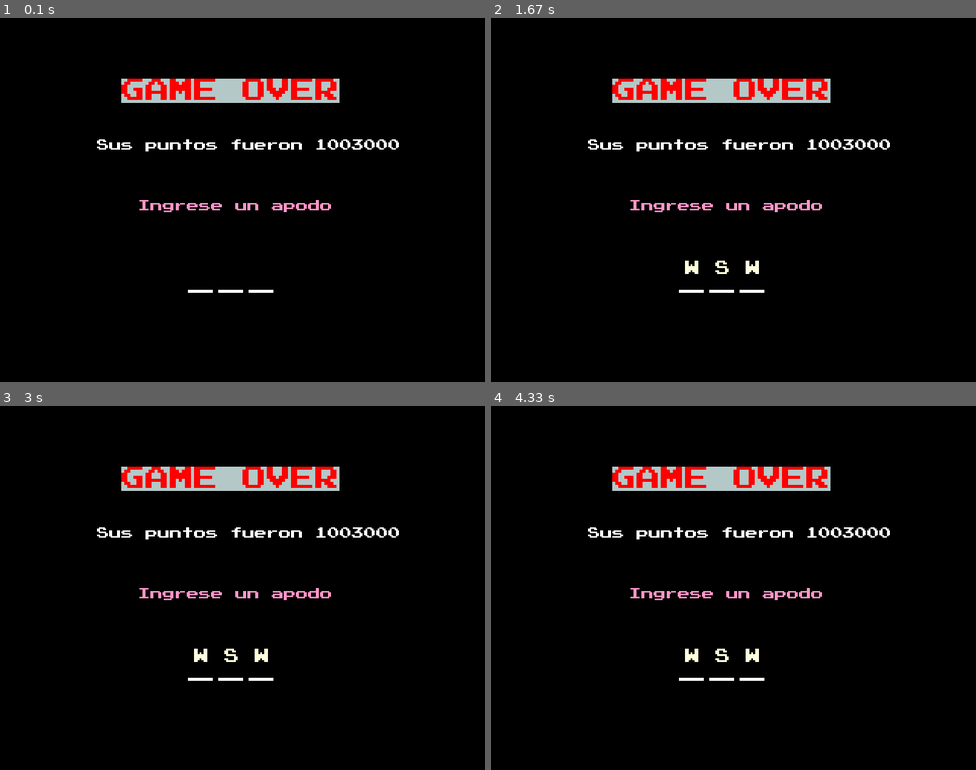
Above: before the commit, frames 1-4 (two rows, left to right).
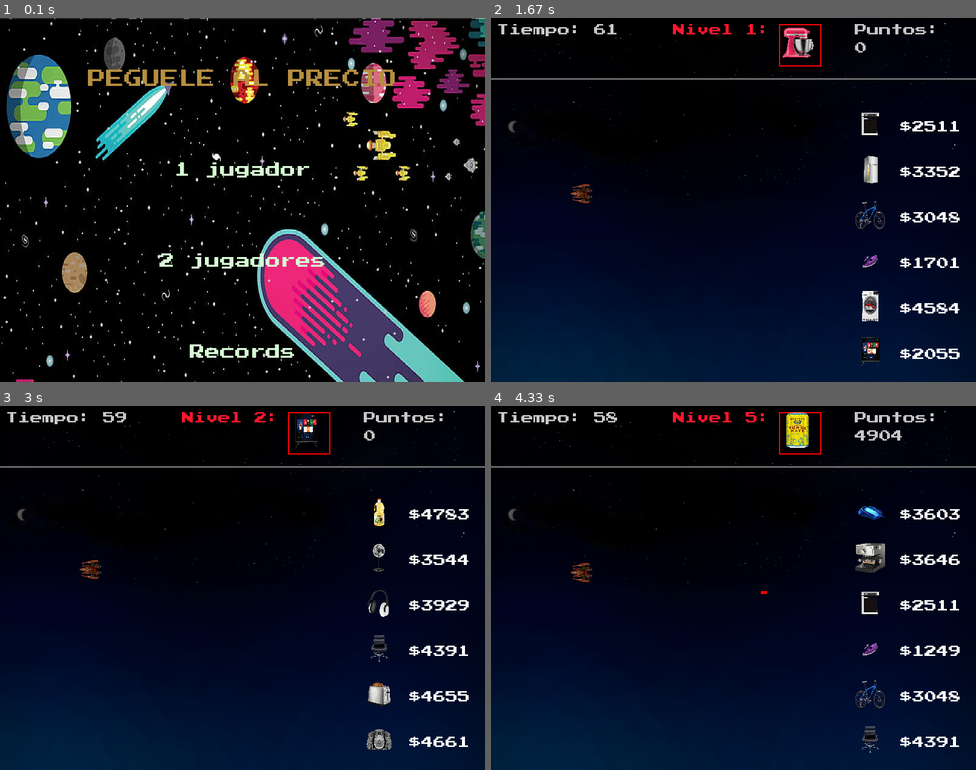
Above: after the commit, the same moments.

Repository: Pungsis/pygame-Cabrera-Porsia
Game: pygame game, started from principal.py
Same seed, same stepped clock (60 frames per second), same inputs: the game is played once before the commit and once after it.
Inputs (mouse positions are in pixels of both pictures, inside the frame that each line leads up to):
- Up to frame 1 (0.1 s): no input
- Up to frame 2 (1.67 s): click (733, 170) at 0.38 s, where only the run after the commit has a clickable "1 jugador"; hold W 0.67-1.13 s; move the mouse to (714, 214) at 0.7 s; hold S 1.17-1.47 s; hold W from 1.5 s (still down)
- Up to frame 3 (3 s): release W at 1.87 s; hold S 1.9-2.27 s; hold W 2.3-2.6 s; tap Right Ctrl at 2.63 s; hold S from 2.97 s (still down)
- Up to frame 4 (4.33 s): tap Right Ctrl at 3.03, 3.37, 3.77, 4.17 s; release S at 3.27 s; hold W 3.3-3.67 s; hold S 3.7-4.07 s; hold W from 4.1 s (still down)

The runs differ from the first frame. In frame 1, 26% of the frame differs, in the area x 0-100%, y 0-100%; in frame 2, 54%; in frame 3, 54%; in frame 4, 55%, in the area x 0-100%, y 1-100%.

Commit message:
Nueva logica y nuevo menu

Diff:
--- a/datosRecords.txt
+++ b/datosRecords.txt
@@ -64,3 +64,6 @@
 1003000,LOL
 37077,WOS
 1003000,BIN
+20331,EPN
+19900,POR
+18194,SSZ
--- a/funcionesVACIAS.py
+++ b/funcionesVACIAS.py
@@ -19,21 +19,21 @@
     return lista
 
 
-def lectura2():
-    return [["Arroz", 1001, 1037],
-            ["Yerba mate", 4546, 4904],
-            ["Televisor Smart", 2055, 2439],
-            ["Aceite de cocina", 3674, 4783],
-            ["Mouse", 1635, 3603],
-            ["Monitor de computadora", 2782, 2870],
-            ["Silla de oficina", 3174, 4391],
-            ["Lavadora", 3720, 4197],
-            ["Refrigerador", 3352, 4533],
-            ["Smartphone", 2070, 2224],
-            ["Laptop", 4650, 4854],
-            ["Cafetera", 2358, 3646],
-            ["Batidora", 183, 4401],
-            ["Microondas", 4254, 4624]]
+# def lectura2():
+#     return [["Arroz", 1001, 1037],
+#             ["Yerba mate", 4546, 4904],
+#             ["Televisor Smart", 2055, 2439],
+#             ["Aceite de cocina", 3674, 4783],
+#             ["Mouse", 1635, 3603],
+#             ["Monitor de computadora", 2782, 2870],
+#             ["Silla de oficina", 3174, 4391],
+#             ["Lavadora", 3720, 4197],
+#             ["Refrigerador", 3352, 4533],
+#             ["Smartphone", 2070, 2224],
+#             ["Laptop", 4650, 4854],
+#             ["Cafetera", 2358, 3646],
+#             ["Batidora", 183, 4401],
+#             ["Microondas", 4254, 4624]]
 
 
 #De la lista de productos elige uno al azar y devuelve una lista de 3 elementos, el primero el nombre del producto, el segundo si es economico
@@ -64,7 +64,7 @@
 
 
 
-#Devuelve True si existe el precio recibido como parametro aparece al menos 3 veces. Debe considerar el Margen.
+#Devuelve True si existe el precio recibido como parametro aparece al menos 2 veces. Debe considerar el Margen.
 def esUnPrecioValido(precio, lista_productos, margen):
     busqueda = list(filter(lambda x: abs(precio - x[2]) < margen or precio == x[1], lista_productos))
     return len(busqueda) >= 3
@@ -88,27 +88,21 @@
 #para que sea mostrado en pantalla.
 def dameProductosAleatorios(producto, lista_productos, margen):
 
-    lista_copia = lista_productos[:]
-    print(len(lista_copia))
-    # Busco el producto de la copia de la lista de productos y lo remuevo
-    lista_copia = list(filter(lambda x: producto[0] != x[0], lista_copia))
-    nueva_lista = []
-    while len(nueva_lista) < 6:
-        index_azar = random.randint(0, len(lista_copia) - 1)
-        nueva_lista.append(lista_copia[index_azar])
-        lista_copia.pop(index_azar)
+    #  Genero una lista de 7 productos (incluido el producto principal)
+    lista_aleatoria = generarListaProdAleatorios(producto, lista_productos)
+    # Quiero garantizar que al menos 2 tengan precios similares
+    while esUnPrecioValido(producto[2], lista_aleatoria, margen):
+        lista_aleatoria = generarListaProdAleatorios(producto, lista_productos)
+
     def transformada(x):
             azar = random.randint(1,2)
             if azar == 1:
                 return [x[0], "(Economico)", int(x[1])]
             else:
                 return [x[0], "(Premium)", int(x[2])]
-    if esUnPrecioValido(producto[2], nueva_lista, margen):
-        lista_devolver = list(map(transformada, nueva_lista))
-        return [producto] + lista_devolver
-    else:
-        lista_devolver = list(map(transformada, nueva_lista))
-        return [producto] + lista_devolver
+    lista_transformada = list(map(transformada, lista_aleatoria))
+    return [producto] + lista_transformada
+
 
 def index_producto_elegido(lista_productos, producto_elegido):
     index = 0
@@ -119,6 +113,17 @@
 
     return index
 
+def generarListaProdAleatorios(producto, lista_productos):
+    lista_copia = lista_productos[:]
+    print(len(lista_copia))
+    # Busco el producto de la copia de la lista de productos y lo remuevo
+    lista_copia = list(filter(lambda x: producto[0] != x[0], lista_copia))
+    nueva_lista = []
+    while len(nueva_lista) < 6:
+        index_azar = random.randint(0, len(lista_copia) - 1)
+        nueva_lista.append(lista_copia[index_azar])
+        lista_copia.pop(index_azar)
+    return nueva_lista
 
 # lista_productos = lectura()
 # producto = dameProducto(lista_productos, 1000)
--- a/principal.py
+++ b/principal.py
@@ -18,6 +18,8 @@
 screen = pygame.display.set_mode((ANCHO, ALTO))
 pygame.display.set_caption("Peguele al precio")
 BACKGROUND = pygame.image.load(os.path.join("assets", "background.png")).convert()
+BACKGROUND_MENU = pygame.image.load(os.path.join("assets", "background2.jpg")).convert()
+BACKGROUND_MENU_TRANSFORMADA = pygame.transform.scale(BACKGROUND_MENU, (800, 800))
 NAVE_ESPACIAL_IMAGEN = pygame.image.load(os.path.join("assets", "spaceship_red.png"))
 NAVE_ESPACIAL_WIDTH = 100
 NAVE_ESPACIAL_HEIGHT = 95
@@ -160,6 +162,11 @@
     corriendo = True
     fpsClock = pygame.time.Clock()
     pygame.display.flip()
+    coordenadas_lista = []
+    for i in range(60):
+            x = random.randint(0, 800)
+            y = random.randint(0, 600)
+            coordenadas_lista.append([x,y])
     while corriendo:
         screen.fill((0,0,0))
         MENU_MOUSE_POSICION = pygame.mouse.get_pos()
@@ -173,7 +180,7 @@
                             text_input="2 jugadores", font=get_font(25), base_color="#d7fcd4", hovering_color="White")
         QUIT_BUTTON = Button(None, pos=(400, 550),
                             text_input="Records", font=get_font(25), base_color="#d7fcd4", hovering_color="White")
-
+        screen.blit(BACKGROUND_MENU_TRANSFORMADA, (0,0))
         screen.blit(MENU_TEXT, MENU_RECT)
 
         for button in [PLAY_BUTTON, OPTIONS_BUTTON, QUIT_BUTTON]:
@@ -193,9 +200,18 @@
                 if QUIT_BUTTON.chequearEntrada(MENU_MOUSE_POSICION):
                     records("F A L S E")
 
-        if corriendo:
-            pygame.display.update()
-            fpsClock.tick(30)
+        for j in coordenadas_lista:
+            x = j[0]
+            y = j[1]
+            pygame.draw.circle(screen, COLOR_TEXTO, (x,y), 2)
+            j[1] += 1
+            if j[1] > ALTO:
+                j[1] = 0
+
+
+
+        pygame.display.update()
+        fpsClock.tick(30)
 
 def instrucciones():
     fpsClock = pygame.time.Clock()
@@ -203,28 +219,15 @@
     font_titulo = pygame.font.Font('assets/font.ttf', 20)
     font_texto = pygame.font.Font('assets/font.ttf', 14)
     corriendo = True
+    coordenadas_lista = []
+    for i in range(60):
+            x = random.randint(0, 800)
+            y = random.randint(0, 600)
+            coordenadas_lista.append([x,y])
+
     while True:
+        texto =  font_titulo.render("Instrucciones", True, (23, 255, 255))
         screen.fill((0, 0, 0))
-        texto =  font_titulo.render("Instrucciones", True, (255, 255, 255))
-        screen.blit(texto, [250, 25])
-        archivo_instrucciones = open("./instrucciones.txt")
-        x = 30
-
-        for linea in archivo_instrucciones:
-            linea = linea[0:-1]
-            texto = font_texto.render(linea, True, (255, 255, 255))
-            x+= 30
-            screen.blit(texto, [25, 100 + x])
-
-        texto =  font_titulo.render("TOQUE CUALQUIER TECLA PARA EMPEZAR", True, (255, 255, 255))
-        screen.blit(texto, [50, 500])
-
-        archivo_instrucciones.close()
-
-        fpsClock.tick(30)
-        pygame.display.flip()
-
-        pygame.time.wait(1000)
         for event in pygame.event.get():
             # Presionar cualquier tecla para ir al juego
             if event.type == KEYDOWN or event.type == pygame.MOUSEBUTTONDOWN:
@@ -234,9 +237,29 @@
                 pygame.quit()
                 sys.exit()
                 corriendo == False
-
-        if corriendo:
-            pygame.display.update()
+        screen.blit(BACKGROUND_MENU_TRANSFORMADA, (0,0))
+        screen.blit(texto, [275, 25])
+        archivo_instrucciones = open("./instrucciones.txt")
+        x = 30
+        for linea in archivo_instrucciones:
+            linea = linea[0:-1]
+            texto = font_texto.render(linea, True, (200, 100, 200))
+            x+= 30
+            screen.blit(texto, [275, 100 + x])
+
+        texto =  font_titulo.render("TOQUE CUALQUIER TECLA PARA EMPEZAR", True, (255, 255, 255))
+        screen.blit(texto, [50, 500])
+        archivo_instrucciones.close()
+
+        for j in coordenadas_lista:
+            x = j[0]
+            y = j[1]
+            pygame.draw.circle(screen, COLOR_TEXTO, (x,y), 2)
+            j[1] += 1
+            if j[1] > ALTO:
+                j[1] = 0
+        fpsClock.tick(30)
+        pygame.display.update()
 
 
 def juego_terminado(puntos):
@@ -354,4 +377,4 @@
 
 # Programa Principal ejecuta Main
 if __name__ == "__main__":
-    juego_terminado(1003000)
+    menu()
--- a/records.txt
+++ b/records.txt
@@ -7,4 +7,4 @@
 7            LKZ              1003000
 8            NEN              1003000
 9            LOL              1003000
-10           BIN             1003000
+10           BIN              1003000
Binary file added: assets/background2.jpg
